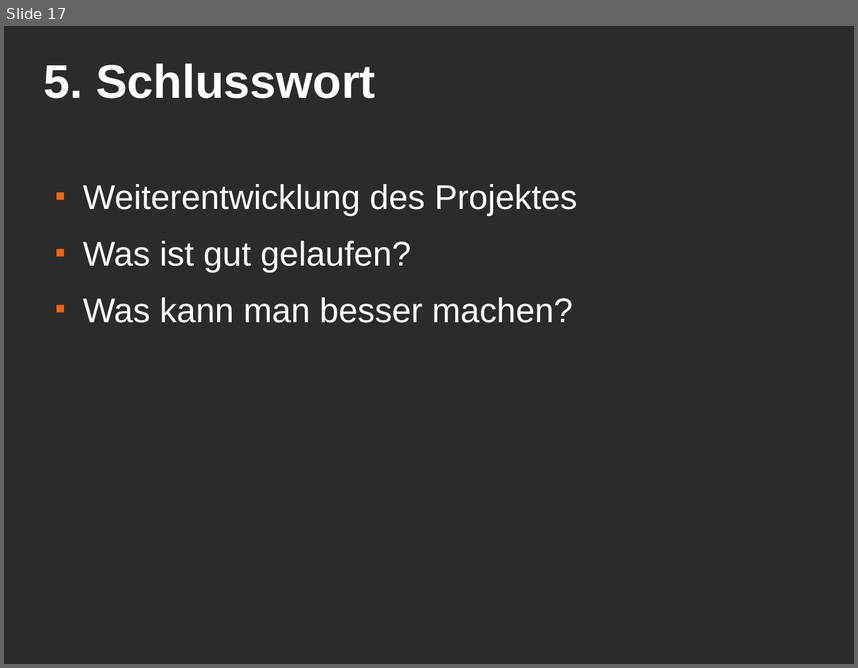
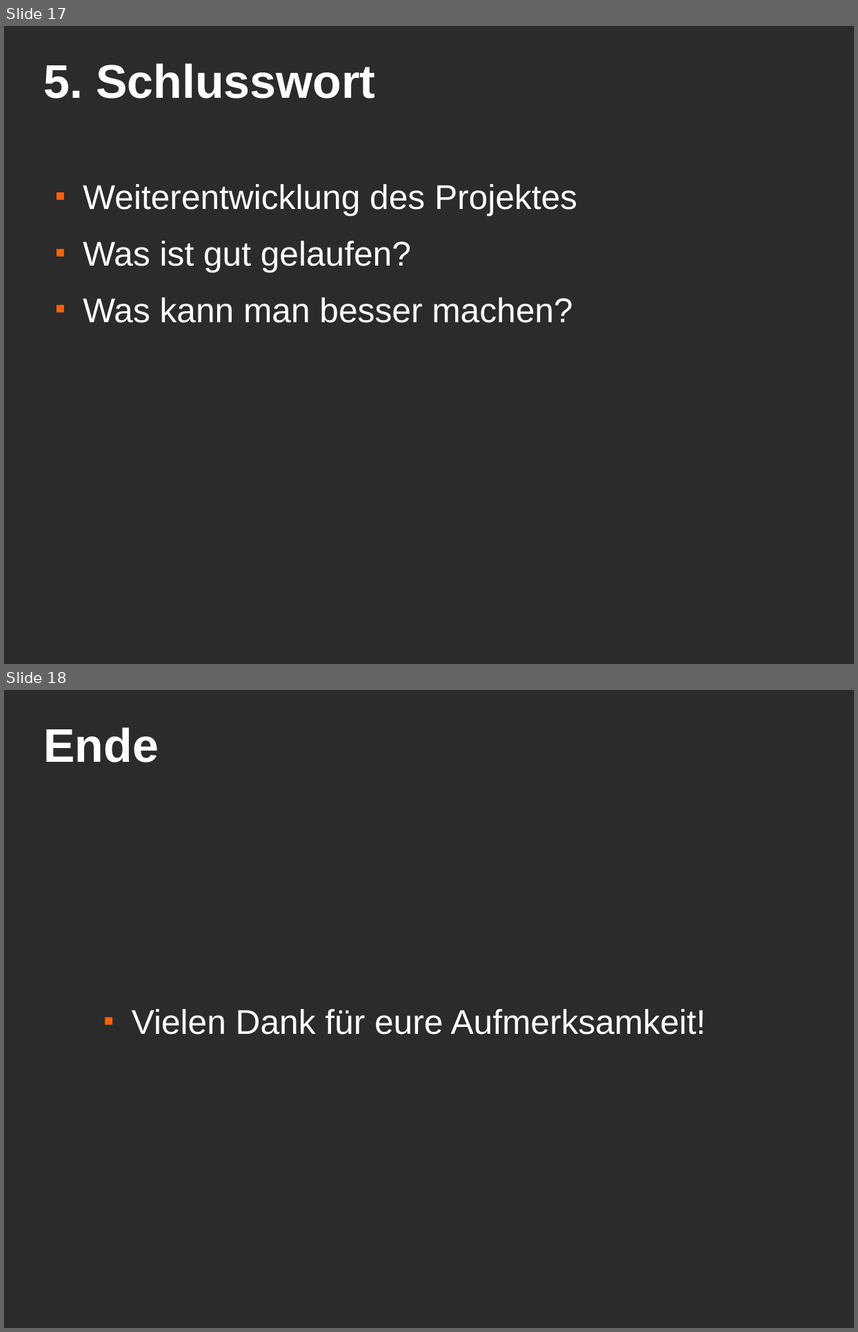
Before and after one commit to MacMuffin/Geldverleih, a slide deck: Geldverleih/geldverleih_präsi.odp. Shown one above the other, each under a label of ours: slide 17 before the commit, slides 17 and 18 after it. The pictures are 858x668 and 858x1332 pixels, drawn with LibreOffice and Linux fonts; fonts in the diff are those of the drawing; background and template pictures are left out; a plain dark background stands for a picture behind light text. Boxes give left, top, right and bottom in pixels: in the first picture for what was removed or moved away, otherwise in the second. Text is boxed around its words. In the diff, an @@ line names an element or a change of style, - is before the commit and + after.

Commit message:
[Improved] Ende in Präsentation eingefügt

```diff
--- a/Geldverleih/geldverleih_präsi.odp
+++ b/Geldverleih/geldverleih_präsi.odp
@@ slide 18 added at box(4, 690, 854, 1328), background picture (left out) @@
@@ title added at box(43, 727, 159, 762), 44 pt, text #FFFFFF, bold @@
+Ende
@@ text added at box(132, 1009, 706, 1034), 32 pt, text #FFFFFF @@
+■ Vielen Dank für eure Aufmerksamkeit!
```
